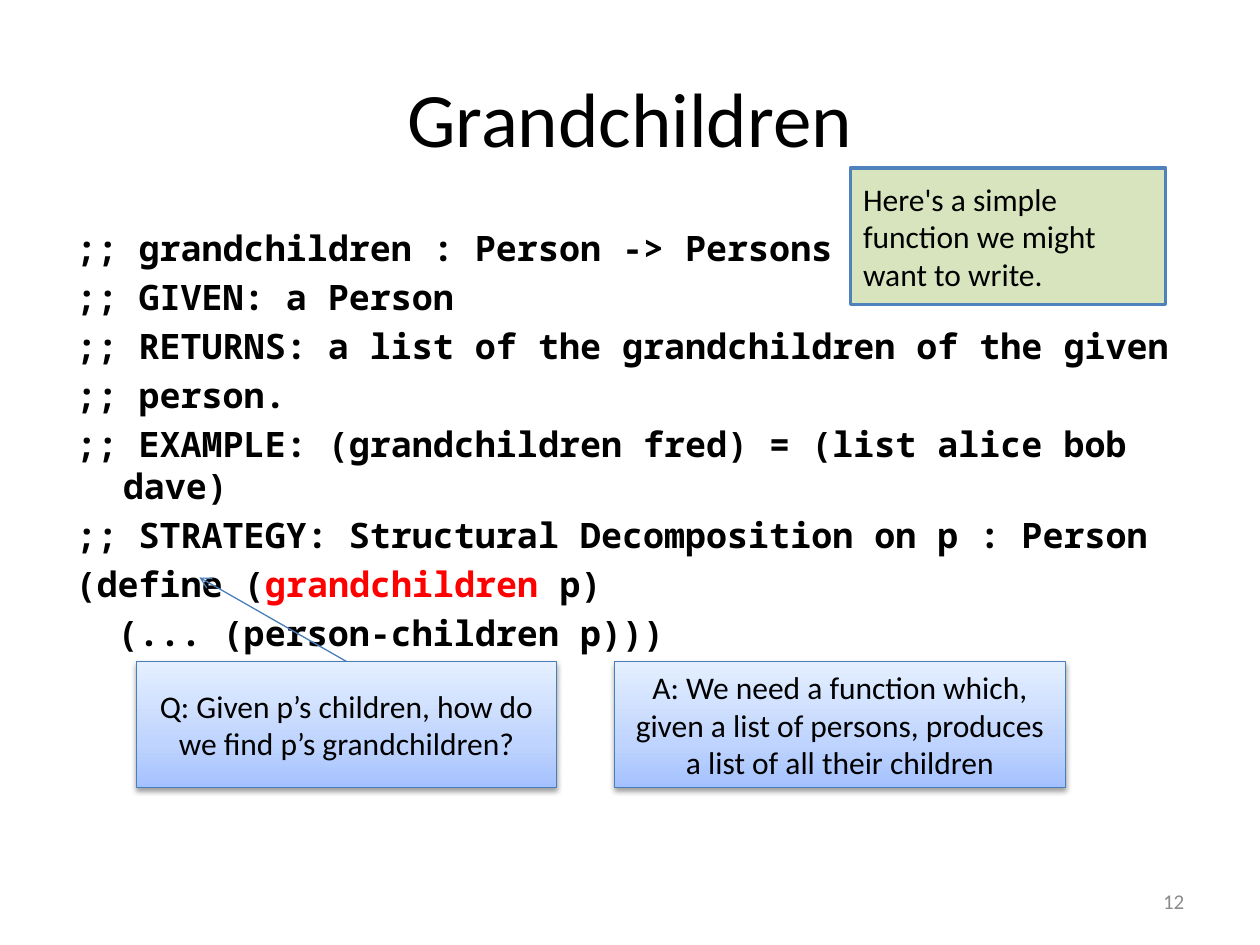
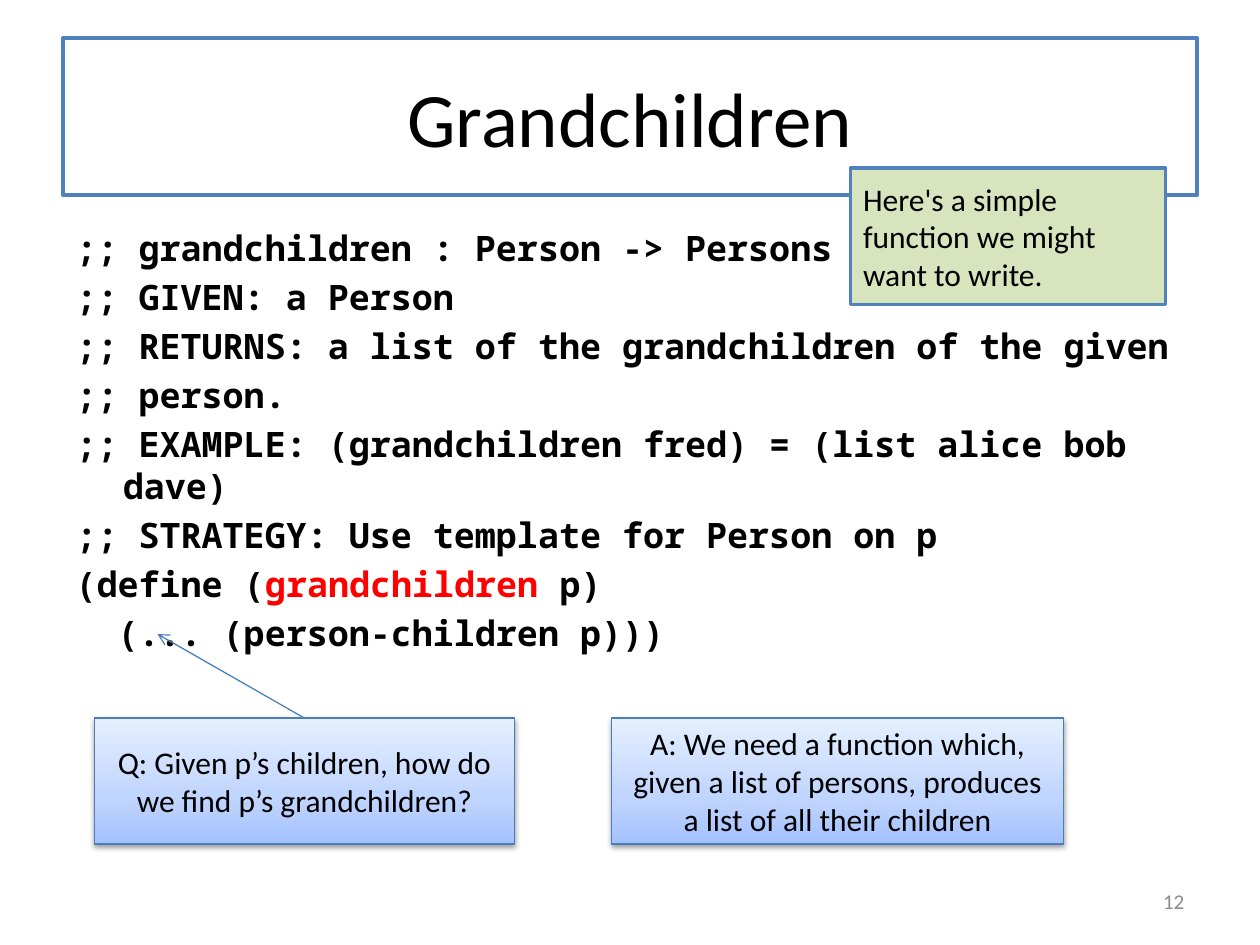
Before and after one commit to mwand/cs5010f16, a slide deck: slide 12 of Slides/Lesson 6.6 Multi-Way Trees.pptx. Drawn at 1260x945 pixels with LibreOffice and Linux fonts; fonts in the diff are those of the drawing. Boxes give left, top, right and bottom in pixels: in the first picture for what was removed or moved away, otherwise in the second. Text is boxed around its words. In the diff, an @@ line names an element or a change of style, - is before the commit and + after.

```diff
--- a/Slides/Lesson 6.6 Multi-Way Trees.pptx
+++ b/Slides/Lesson 6.6 Multi-Way Trees.pptx
@@ title "Grandchildren": place and size @@
-title "Grandchildren" at (407,93,852,148)
+title "Grandchildren" at (63,38,1197,195)
@@ title "Grandchildren" at (63,38,1197,195): fill none to #FFFFFF; outline none to #4F81BD 2.25 pt @@
@@ text at (139,521,937,557): text changed @@
-;; STRATEGY: Structural Decomposition on p : Person
+;; STRATEGY: Use template for Person on p
@@ arrow moved from (346, 662) - (199, 577) to (305, 718) - (158, 634) @@
@@ rectangle "Q: Given p’s children, how ...": place and size @@
-rectangle "Q: Given p’s children, how ..." at (136,662,556,788)
+rectangle "Q: Given p’s children, how ..." at (94,718,514,844)
@@ rectangle "A: We need a function ...": place and size @@
-rectangle "A: We need a function ..." at (615,662,1066,788)
+rectangle "A: We need a function ..." at (612,718,1063,844)
```
Also in this commit, not shown: 25 other slides changed, 6 other files.
